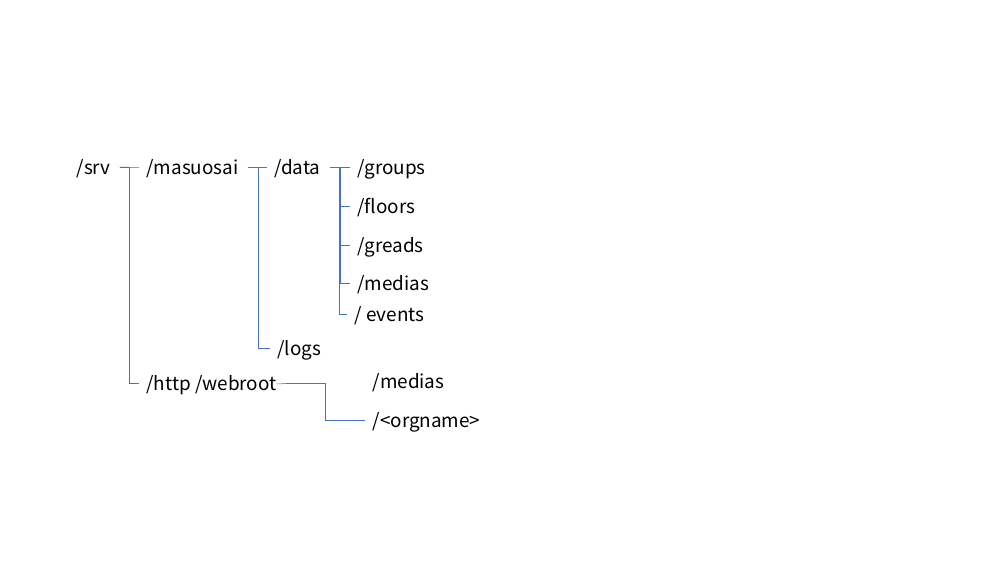
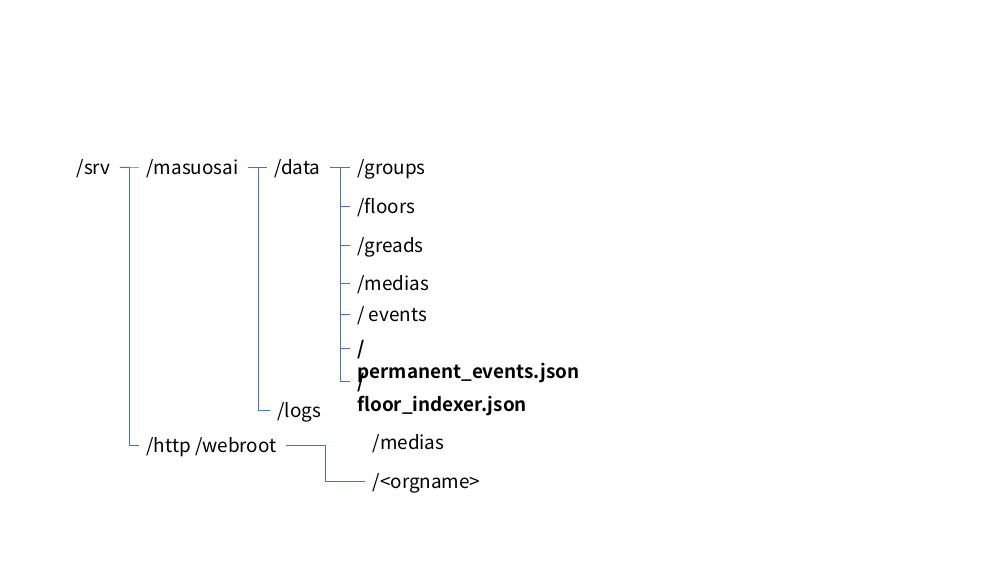
Before and after one commit to TACT21/Cluture_test, a slide deck: slide 1 of tofuture/プレゼンテーション1.pptx. Drawn at 1008x567 pixels with LibreOffice and Linux fonts; fonts in the diff are those of the drawing. Boxes give left, top, right and bottom in pixels: in the first picture for what was removed or moved away, otherwise in the second. Text is boxed around its words. In the diff, an @@ line names an element or a change of style, - is before the commit and + after.

```diff
--- a/tofuture/プレゼンテーション1.pptx
+++ b/tofuture/プレゼンテーション1.pptx
@@ elbow line moved from (119, 167) - (139, 383) to (119, 167) - (139, 445) @@
@@ elbow line moved from (247, 167) - (270, 349) to (247, 167) - (270, 410) @@
@@ elbow line added from (330, 167) to (350, 348), #4472C4 0.5 pt @@
@@ elbow line added from (330, 167) to (350, 382), #4472C4 0.5 pt @@
@@ text added at box(357, 358, 579, 383), 18 pt, text #000000, bold @@
+/permanent_events.json
@@ text added at box(357, 395, 527, 416), 18 pt, text #000000, bold @@
+/floor_indexer.json
@@ 4 texts, 1 elbow line: place and size @@
-4 texts, 1 elbow line at box(147, 340, 481, 432)
+4 texts, 1 elbow line at box(147, 402, 481, 493)
@@ line moved from (286, 383) - (277, 384) to (286, 445) - (286, 445) @@
```
Also in this commit, not shown: 6 other files.
